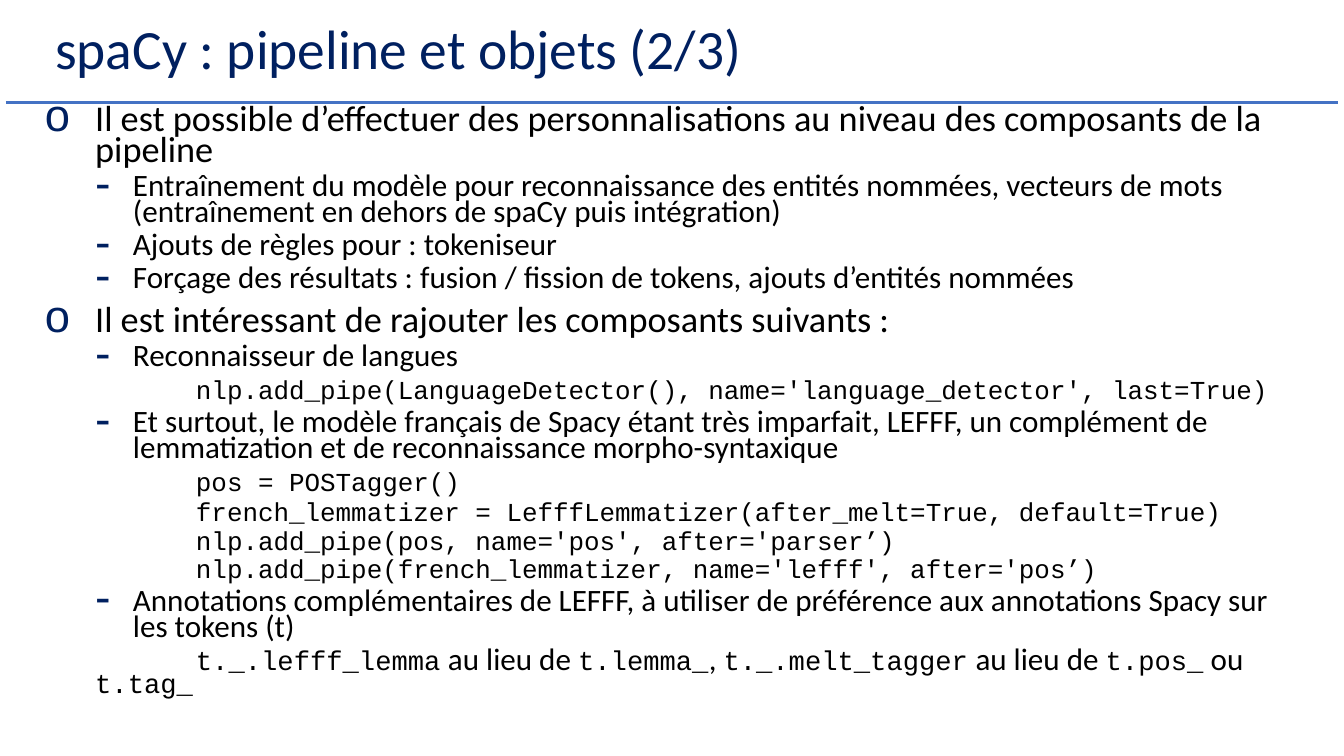
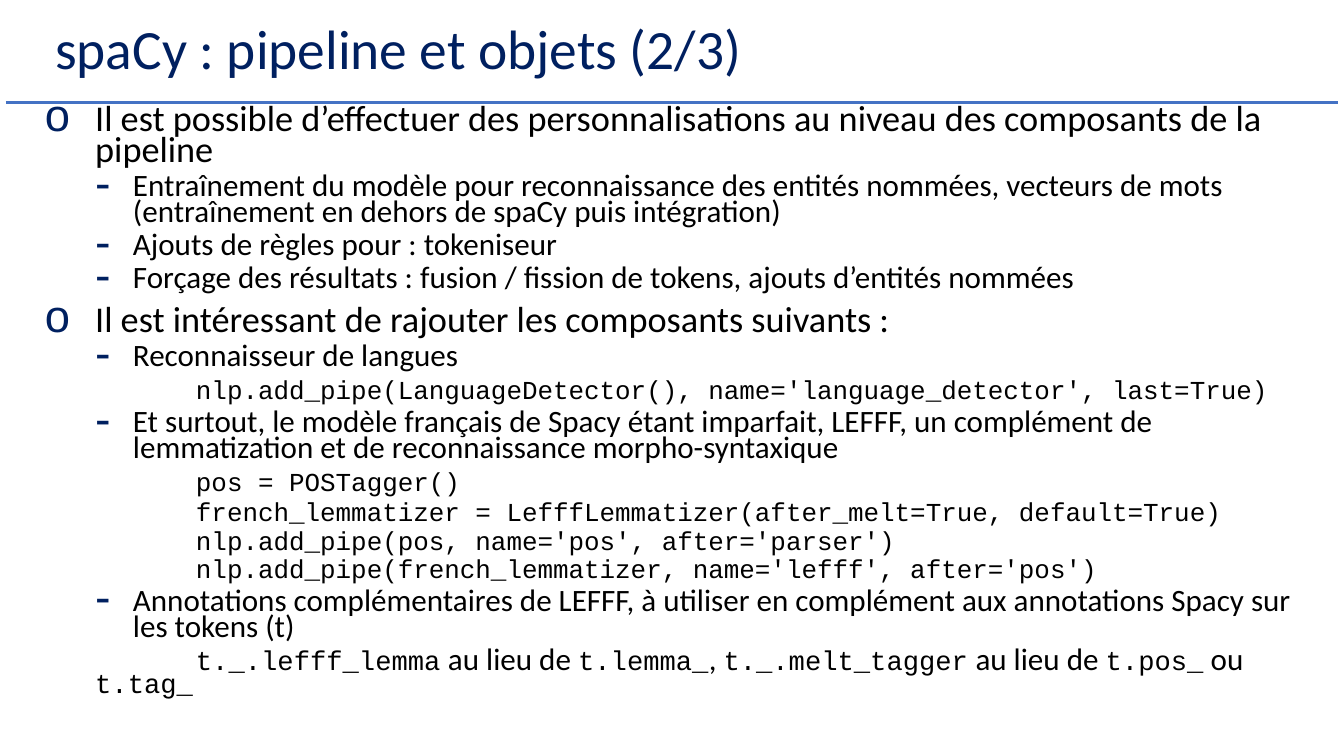
Before and after one commit to Herve-Guerin/cours-NLP-Gustave-Eiffel, a slide deck: slide 60 of Slides/NLP et Analyse Textuelle V2 - 1.pptx. Drawn at 1344x756 pixels with LibreOffice and Linux fonts; fonts in the diff are those of the drawing. Boxes give left, top, right and bottom in pixels: in the first picture for what was removed or moved away, otherwise in the second. Text is boxed around its words. In the diff, an @@ line names an element or a change of style, - is before the commit and + after.

```diff
--- a/Slides/NLP et Analyse Textuelle V2 - 1.pptx
+++ b/Slides/NLP et Analyse Textuelle V2 - 1.pptx
@@ text at <box>133,410,1152,463</box>: text changed @@
-  – Et surtout, le modèle français de Spacy étant très imparfait, LEFFF, un complément de lemmatization et de reconnaissance morpho-syntaxique
+  – Et surtout, le modèle français de Spacy étant imparfait, LEFFF, un complément de lemmatization et de reconnaissance morpho-syntaxique
@@ text at <box>133,531,1290,641</box>: text changed @@
-  nlp.add_pipe(pos, name='pos', after='parser’)
-  nlp.add_pipe(french_lemmatizer, name='lefff', after='pos’)
-  – Annotations complémentaires de LEFFF, à utiliser de préférence aux annotations Spacy sur les tokens (t)
+  nlp.add_pipe(pos, name='pos', after='parser')
+  nlp.add_pipe(french_lemmatizer, name='lefff', after='pos')
+  – Annotations complémentaires de LEFFF, à utiliser en complément aux annotations Spacy sur les tokens (t)
```
Also in this commit, not shown: 18 other slides changed.
